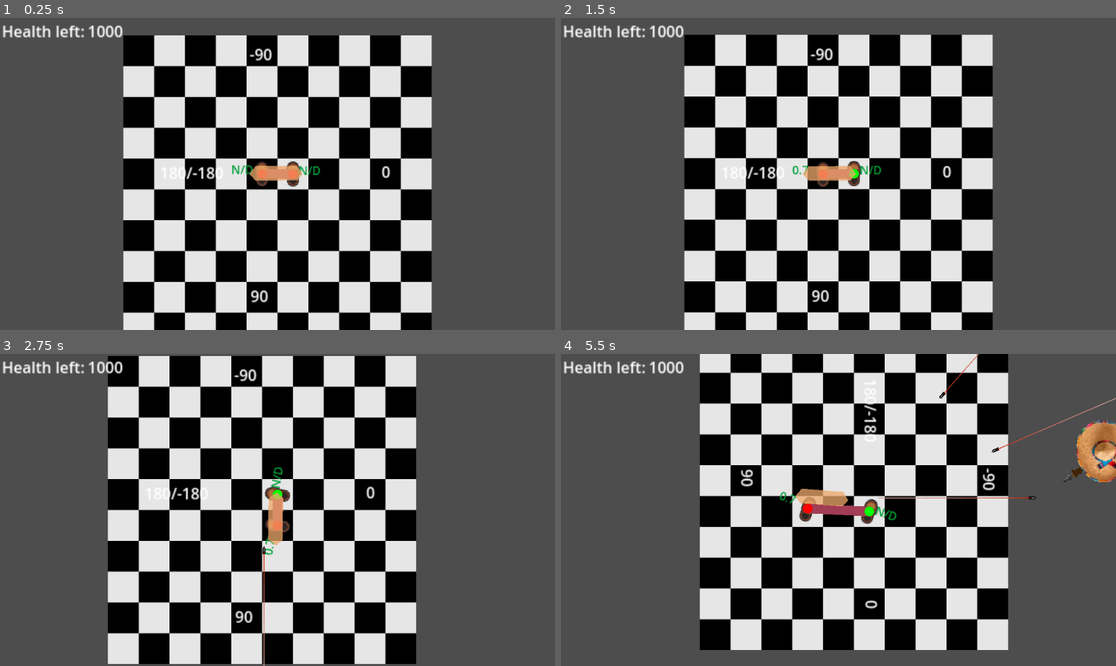
Above: before the commit, frames 1-4 (two rows, left to right).
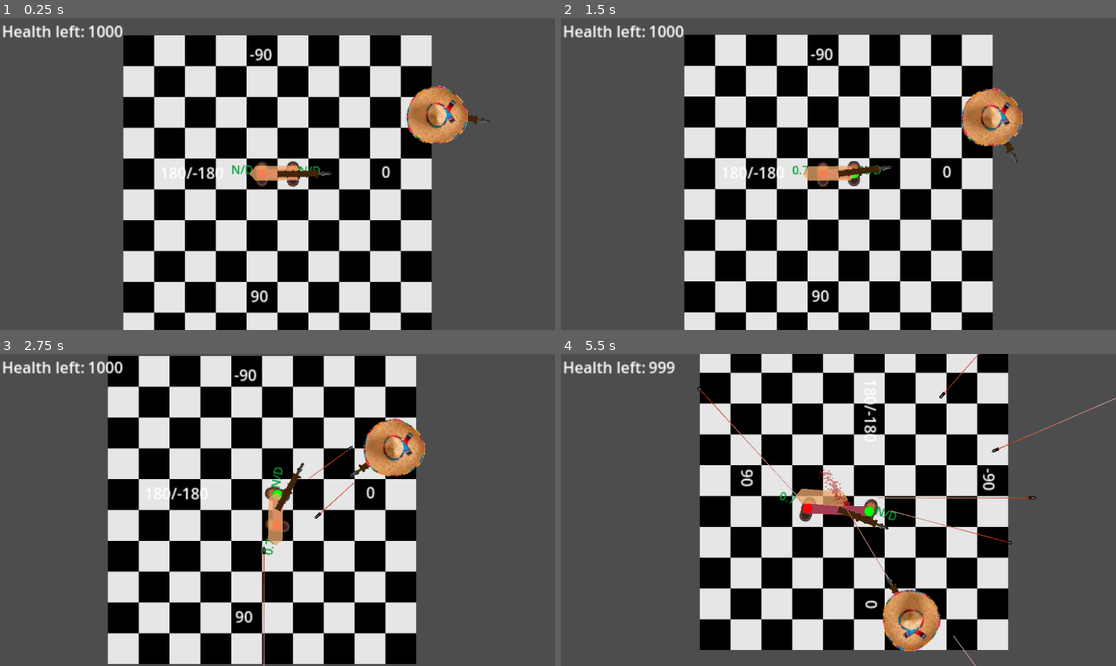
Above: after the commit, the same moments.

Repository: Meatplanter/Kelp_44
Game: Godot game, scene res://game.tscn
The game is run twice, just before and just after one commit, with the same random seed, the same clock (stepped at 60 frames per second) and the same inputs.
Inputs:
- Up to frame 1 (0.25 s): no input
- Up to frame 2 (1.5 s): hold D (LS_move_right) 0.53-1.28 s; hold M (ChangeMode) 0.53-1.28 s; hold X (LS_move_down) from 1.28 s (still down); tap M (ChangeMode) at 1.35 s
- Up to frame 3 (2.75 s): release X (LS_move_down) at 2.03 s; hold D (LS_move_right) from 2.03 s (still down); hold M (ChangeMode) from 2.03 s (still down)
- Up to frame 4 (5.5 s): release D (LS_move_right) at 2.78 s; release M (ChangeMode) at 2.78 s; hold Q (LS_move_leftup) 2.78-3.53 s; tap M (ChangeMode) at 2.85, 4.35 s; hold M (ChangeMode) 3.53-4.28 s; hold A (LS_move_left) 3.53-5.03 s; hold X (LS_move_down) from 5.03 s (still down); hold M (ChangeMode) from 5.03 s (still down)

The runs differ from the first frame. In frame 1, 1.8% of the frame differs, in the area x 49-89%, y 21-52%; in frame 2, 1.8%; in frame 3, 2.0%; in frame 4, 3.7%, in the area x 15-100%, y 2-100%.

Commit message:
Aiming code more readable

Diff:
--- a/CharBody.tscn
+++ b/CharBody.tscn
@@ -15,6 +15,7 @@
 [node name="LeftShoe" parent="." instance=ExtResource("2_iaqfm")]
 unique_name_in_owner = true
 visibility_layer = 2
+texture_filter = 1
 
 [node name="RightShoe" parent="." instance=ExtResource("3_sl5bb")]
 unique_name_in_owner = true
--- a/game.tscn
+++ b/game.tscn
@@ -1,9 +1,10 @@
-[gd_scene load_steps=8 format=4 uid="uid://i7ssqk3udw6h"]
+[gd_scene load_steps=9 format=4 uid="uid://i7ssqk3udw6h"]
 
 [ext_resource type="Texture2D" uid="uid://3sssh4smi3wv" path="res://Assets/Resized.png" id="1_e2o6t"]
 [ext_resource type="Script" uid="uid://cxp434ialc278" path="res://game.gd" id="1_fc0e3"]
 [ext_resource type="PackedScene" uid="uid://bocd6tqhioqxg" path="res://Bullet.tscn" id="4_fc0e3"]
 [ext_resource type="PackedScene" uid="uid://vpi5u34tocl" path="res://CharBody.tscn" id="5_7jktm"]
+[ext_resource type="PackedScene" uid="uid://bqhvigu27dsbf" path="res://enemy.tscn" id="5_ryrav"]
 
 [sub_resource type="TileSetAtlasSource" id="TileSetAtlasSource_fc0e3"]
 texture = ExtResource("1_e2o6t")
@@ -78,5 +79,8 @@
 position = Vector2(18, 276)
 rotation = -1.57079
 
+[node name="Enemy" parent="." instance=ExtResource("5_ryrav")]
+position = Vector2(182, -62)
+
 [connection signal="timeout" from="BulletSpawnTime" to="." method="_on_bullet_spawn_time_timeout"]
 [connection signal="timeout" from="SlomoBulletSpawnTime" to="." method="_on_slomo_bullet_spawn_time_timeout"]
--- a/gun.gd
+++ b/gun.gd
@@ -11,7 +11,6 @@
 	var delta = fmod(to - from + PI, TAU) - PI
 	return from + delta
 
-
 func _physics_process(delta: float) -> void:
 	if get_parent().has_meta("Enemy"): #enemy has gun, points it at player
 		if global_position.distance_to(Global.midpoint) <= enemyRange: #player in range
@@ -23,41 +22,35 @@
 			tween.tween_property(self, "rotation", shortest, aimingSpeed).set_ease(Tween.EASE_IN_OUT)
 		else:
 			hide()
+
+
 	elif get_parent().has_meta("Player"): #player has gun, points it at the closest enemy
 		global_position = Global.midpoint
 		var enemiesInRange = get_overlapping_bodies()
 		if enemiesInRange.size() > 0: #enemy in range
 			show()
-			targetEnemy = enemiesInRange.front()
 
-			var enemyDirection = (targetEnemy.global_position - Global.midpoint).normalized()
-			var orientation = (Global.focus - Global.midpoint).normalized()
-			#var orientationDegrees = rad_to_deg(orientation-rotation)
+			#gun positioning
+			var orientation = (Global.focus - Global.midpoint).normalized() #vector perpendicular to the body position
+			var rotationVector = Vector2.RIGHT.rotated(rotation) #currently aiming in objective terms
+			var gunPointing = -(rotationVector.angle_to(orientation)) #currently aiming in subjective terms
+
+			#enemy positioning
+			targetEnemy = enemiesInRange.front() #first enemy observed
+			var enemyDirection = (targetEnemy.global_position - self.global_position).normalized() #angle to enemy from midpoint
+
+			#combined
 			var bodyEnemyAngle = enemyDirection.angle_to(orientation)
-			var clamped_angle = -(clamp(bodyEnemyAngle,-PI/2,PI/2))
+			var clamped_angle = -(clamp(bodyEnemyAngle,-PI/2,PI/2)) #subjective angle to enemy clamped in front of the body
+			var aimAngle = clamped_angle - gunPointing #how to correct to aim at enemy
 
-
-
-			var rotationVector = Vector2.RIGHT.rotated(rotation)
-			var gunPointing = -(rotationVector.angle_to(orientation))
-			var aimAngle = clamped_angle - gunPointing
-
-			#print ("clamped_angle to enemy: ",rad_to_deg(clamped_angle)," gunPointing: ",rad_to_deg(gunPointing)," aimAngle: ",rad_to_deg(aimAngle))
+			print ("clamped_angle to enemy: ",rad_to_deg(clamped_angle)," gunPointing: ",rad_to_deg(gunPointing)," aimAngle: ",rad_to_deg(aimAngle))
 			tween = create_tween()
-			#var rot = rotation_degrees
-			#rot += 1
-			#print(rotation)
-			#tween.tween_property(self, "rotation_degrees", 2760, 10).set_ease(Tween.EASE_IN_OUT)
-			#print(rad_to_deg(clamped_angle+aimAngle))
-			#print(rad_to_deg(enemyDirection.angle_to_point(Vector2.RIGHT)))
-			#tween.tween_property(self, "rotation_degrees", 180, aimingSpeed).set_ease(Tween.EASE_IN_OUT)
 			tween.tween_property(self, "rotation", rotation + aimAngle, aimingSpeed).set_ease(Tween.EASE_IN_OUT)
-
 
 		else: #enemy outside of range
 			hide()
 
-		#print(Global.midpoint.angle_to_point(global_position))
 
 
 func _process(delta: float) -> void:
@@ -86,11 +79,11 @@
 		new_bullet.global_position = %ShootingPoint.global_position
 		var enemiesInRange = get_overlapping_bodies()
 		if enemiesInRange.size() > 0:
-			var targetEnemy = enemiesInRange.front()
+			#var targetEnemy = enemiesInRange.front()
 			new_bullet.global_rotation = rotation
 
-	if is_visible_in_tree(): #don't shoot if parent hidden
-		get_parent().get_parent().add_child(new_bullet) #bullet doesn't disappear when enemy does
+	if is_visible_in_tree(): #shoot only if gun not hidden
+		get_parent().get_parent().add_child(new_bullet) #bullet doesn't disappear when gun/enemy disappears
 
 
 
--- a/gun.tscn
+++ b/gun.tscn
@@ -5,7 +5,7 @@
 [ext_resource type="Texture2D" uid="uid://2ky28yqw5i71" path="res://Assets/SleeveForearm.png" id="3_kw0bs"]
 
 [sub_resource type="CircleShape2D" id="CircleShape2D_dk5gl"]
-radius = 200.0
+radius = 506.025
 
 [node name="Gun" type="Area2D"]
 collision_layer = 0
--- a/torso.tscn
+++ b/torso.tscn
@@ -9,6 +9,7 @@
 [node name="Torso" type="CharacterBody2D"]
 motion_mode = 1
 script = ExtResource("1_50s6g")
+metadata/Player = true
 
 [node name="Polygon2D" type="Polygon2D" parent="."]
 position = Vector2(0.381481, 0)
